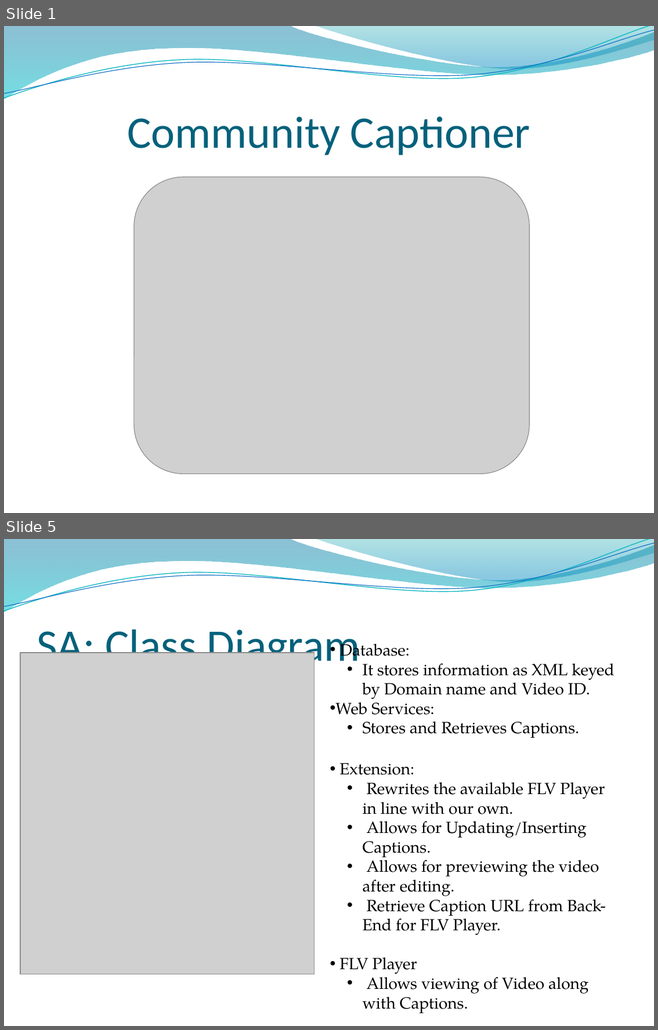
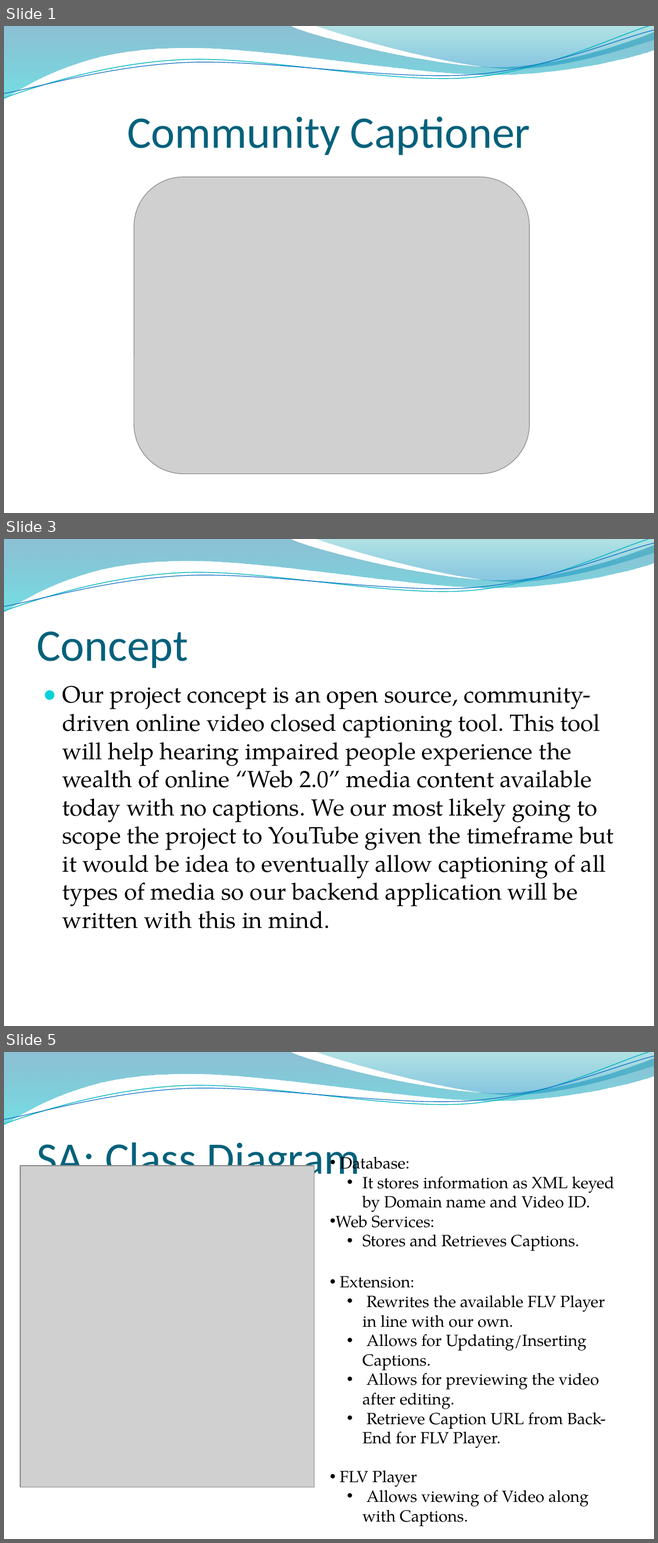
Before and after one commit to ProjPossibility/pp-community-captioner, a slide deck: CC.pptx. Shown one above the other, each under a label of ours: slides 1 and 5 before the commit, slides 1, 3 and 5 after it; the slides between them are not shown. The pictures are 658x1030 and 658x1543 pixels, drawn with LibreOffice and Linux fonts; fonts in the diff are those of the drawing; grey boxes stand for pictures; background and template pictures are left out. Boxes give left, top, right and bottom in pixels: in the first picture for what was removed or moved away, otherwise in the second. Text is boxed around its words. In the diff, an @@ line names an element or a change of style, - is before the commit and + after.

```diff
--- a/CC.pptx
+++ b/CC.pptx
@@ slide 3 added at [4, 539, 654, 1026], background picture (left out); not listed: 4 template elements that a slide beside it also shows @@
@@ title added at [36, 631, 188, 668], 50 pt, text #04617B @@
+Concept
@@ text added at [63, 686, 614, 929], 26 pt, text #000000 @@
+● Our project concept is an open source, community-driven online video closed captioning tool. This tool will help hearing impaired people experience the wealth of online “Web 2.0” media content available today with no captions. We our most likely going to scope the project to YouTube given the timeframe but it would be idea to eventually allow captioning of all types of media so our backend application will be written with this in mind.
```
Also in this commit, not shown: 2 slides changed, 1 slide removed.
